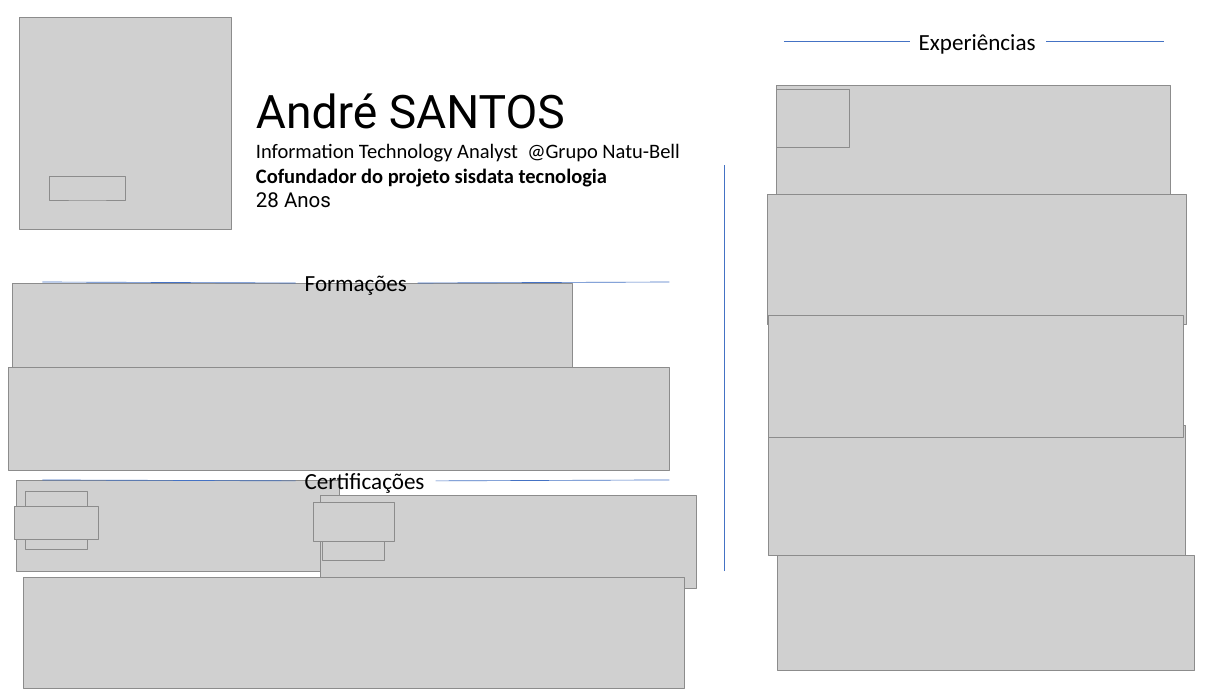
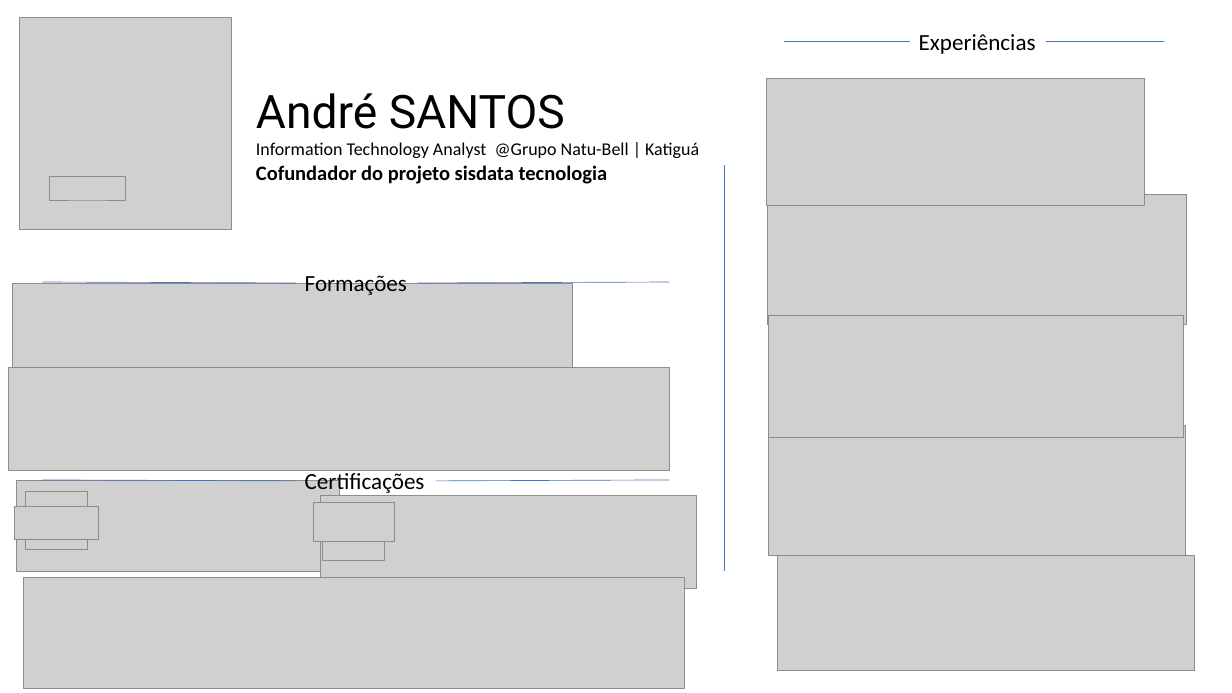
Before and after one commit to andrealss/PowerBI-BragancaTechDay, a slide deck: slide 2 of TechDayPowerBi.pptx. Drawn at 1232x693 pixels with LibreOffice and Linux fonts; fonts in the diff are those of the drawing; grey boxes stand for pictures; background and template pictures are left out. Boxes give left, top, right and bottom in pixels: in the first picture for what was removed or moved away, otherwise in the second. Text is boxed around its words. In the diff, an @@ line names an element or a change of style, - is before the commit and + after.

```diff
--- a/TechDayPowerBi.pptx
+++ b/TechDayPowerBi.pptx
@@ picture: place and size @@
-picture at (777, 85, 1171, 197)
+picture at (767, 79, 1145, 205)
@@ picture removed at (777, 90, 850, 147) @@
@@ text at (256, 142, 699, 158): text changed; size 16 to 14 pt @@
-Information Technology Analyst @Grupo Natu-Bell
+Information Technology Analyst @Grupo Natu-Bell | Katiguá
@@ text at (256, 192, 331, 208): paragraph removed @@
-28 Anos
```
